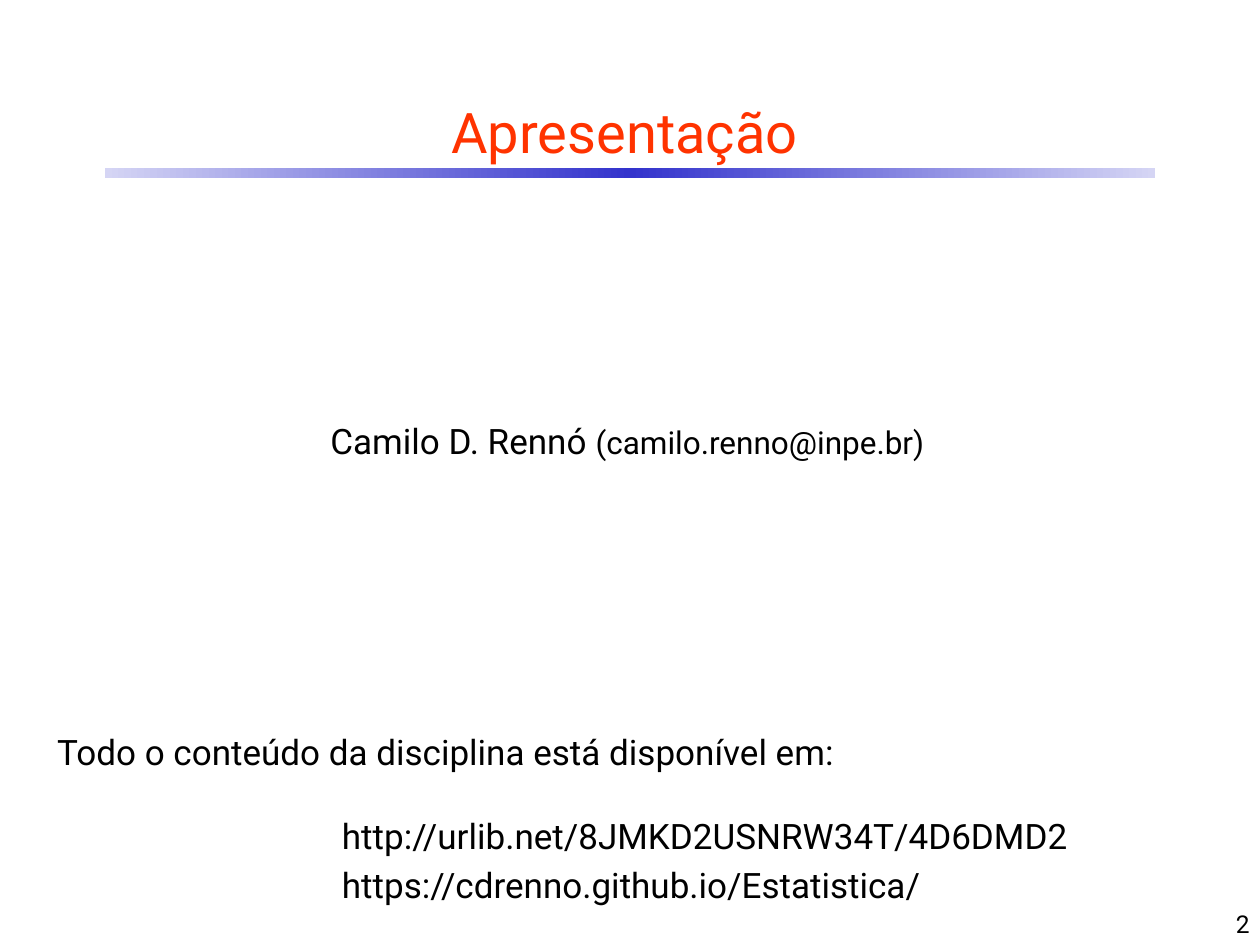
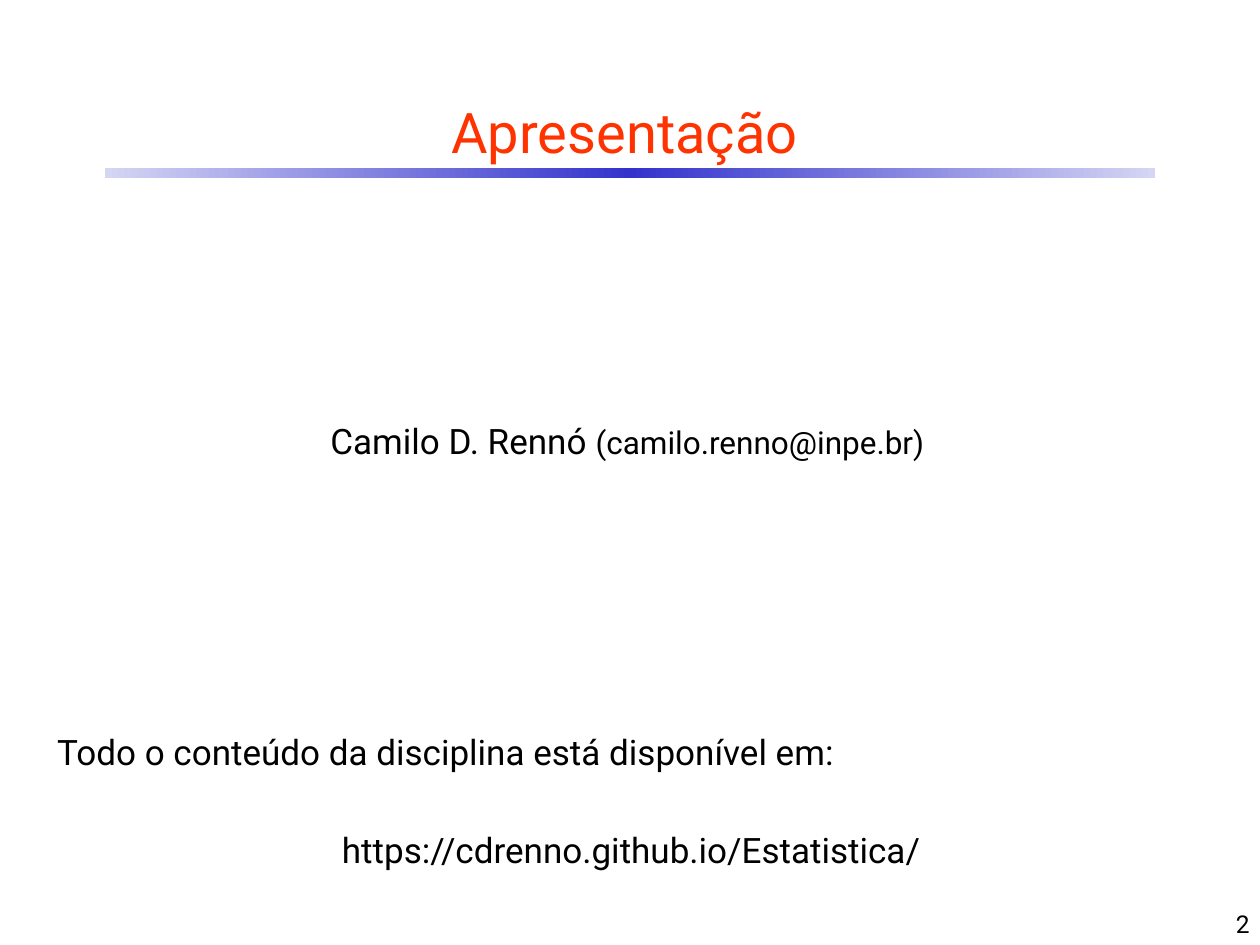
Before and after one commit to CDRenno/Estatistica, a slide deck: slide 2 of ppt/00Apres.pptx. Drawn at 1260x945 pixels with LibreOffice and Linux fonts; fonts in the diff are those of the drawing. Boxes give left, top, right and bottom in pixels: in the first picture for what was removed or moved away, otherwise in the second. Text is boxed around its words. In the diff, an @@ line names an element or a change of style, - is before the commit and + after.

```diff
--- a/ppt/00Apres.pptx
+++ b/ppt/00Apres.pptx
@@ text at bbox=[57, 738, 834, 772]: text changed @@
-Todo o conteúdo da disciplina está disponível em:
-http://urlib.net/8JMKD2USNRW34T/4D6DMD2
+Todo o conteúdo da disciplina está disponível em:
```
Also in this commit, not shown: 4 other slides changed, 1 slide added, 1 other file.
